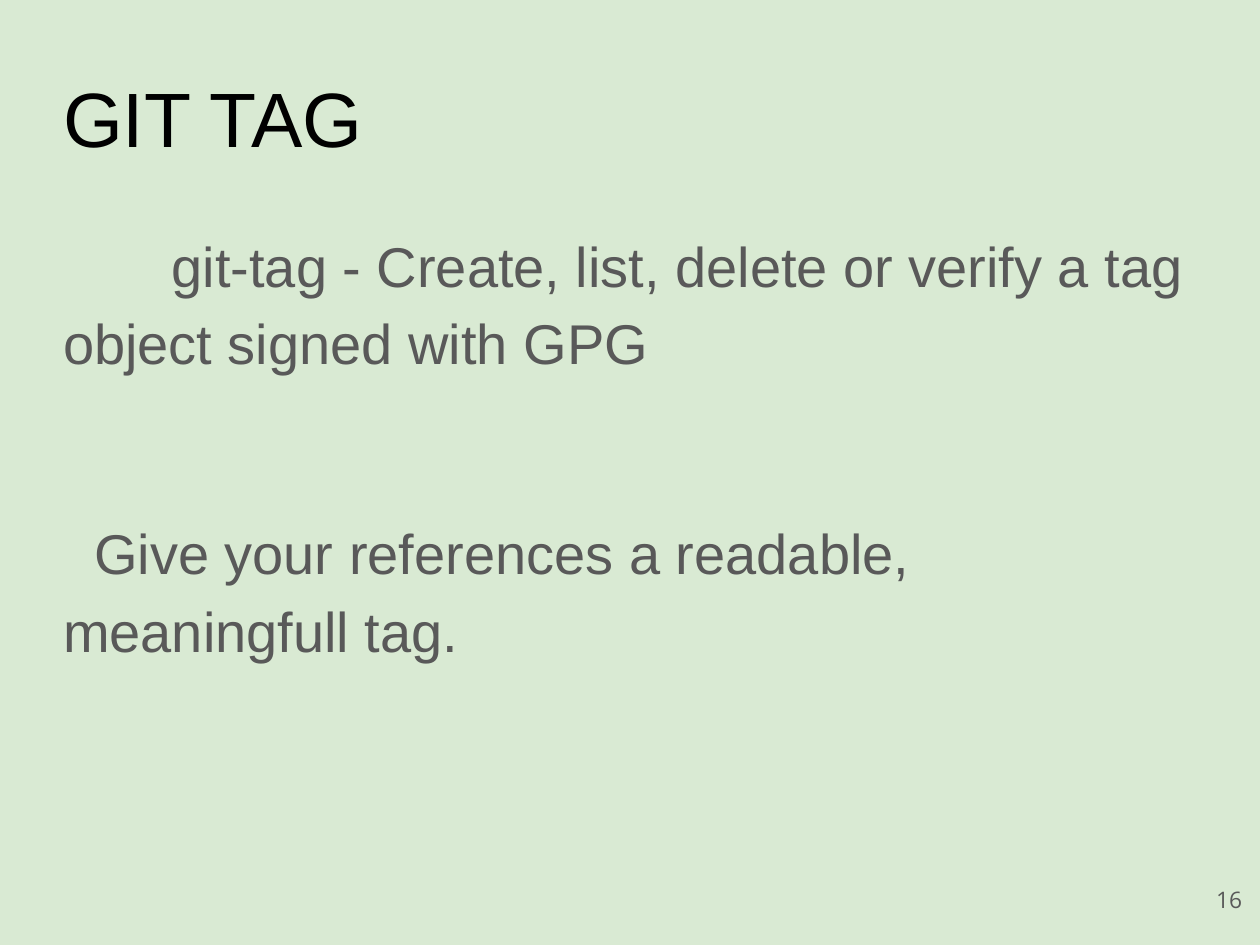
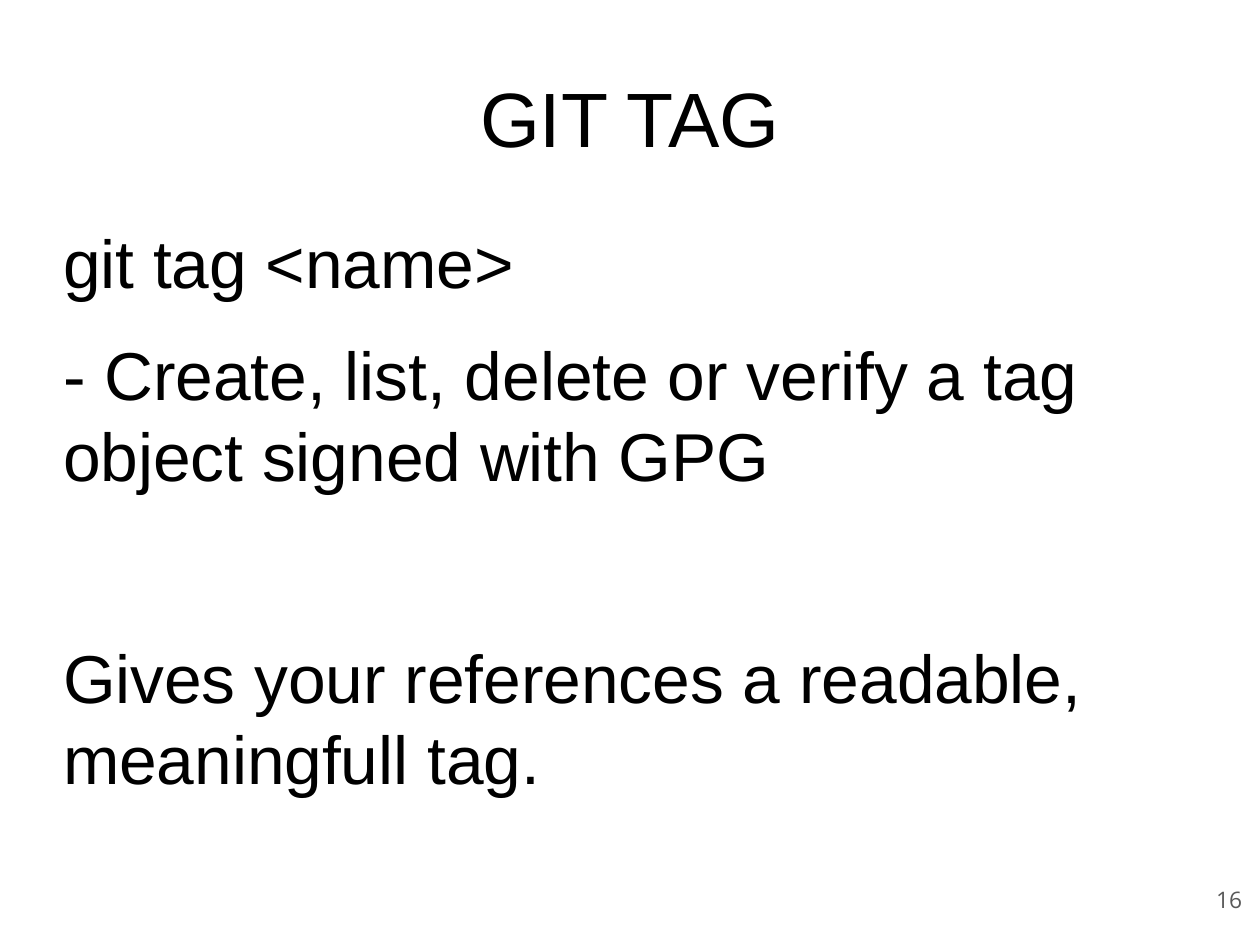
Before and after one commit to rickvek/Workshop-GIT, a slide deck: slide 16 of Git-Workshop.odp. Drawn at 1260x945 pixels with LibreOffice and Linux fonts; fonts in the diff are those of the drawing. Boxes give left, top, right and bottom in pixels: in the first picture for what was removed or moved away, otherwise in the second. Text is boxed around its words. In the diff, an @@ line names an element or a change of style, - is before the commit and + after.

```diff
--- a/Git-Workshop.odp
+++ b/Git-Workshop.odp
@@ background #D9EAD3 to #FFFFFF @@
@@ title "GIT TAG" at box(480, 93, 779, 148): alignment left to centre @@
@@ text at box(63, 239, 1081, 798): text changed; size 32 to 38.7 pt; text colour #595959 to #000000 @@
-git-tag - Create, list, delete or verify a tag object signed with GPG
-Give your references a readable, meaningfull tag.
+git tag <name>
+- Create, list, delete or verify a tag object signed with GPG
+Gives your references a readable, meaningfull tag.
```
Also in this commit, not shown: 35 other slides changed, 1 slide added, 2 other files.
